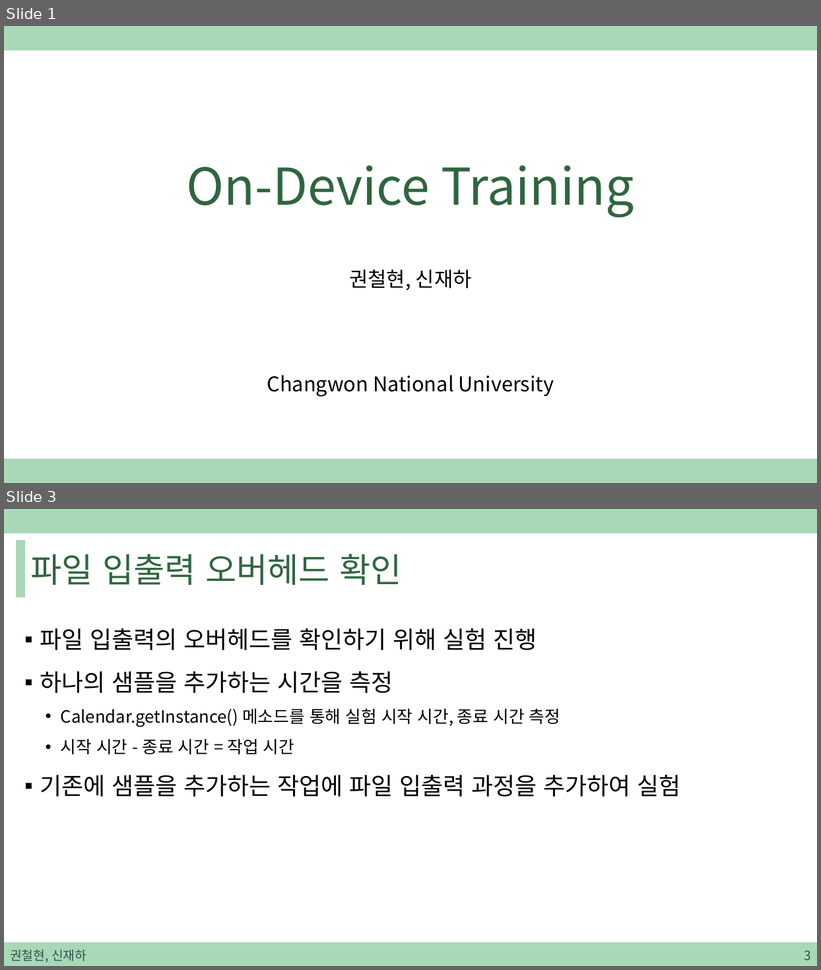
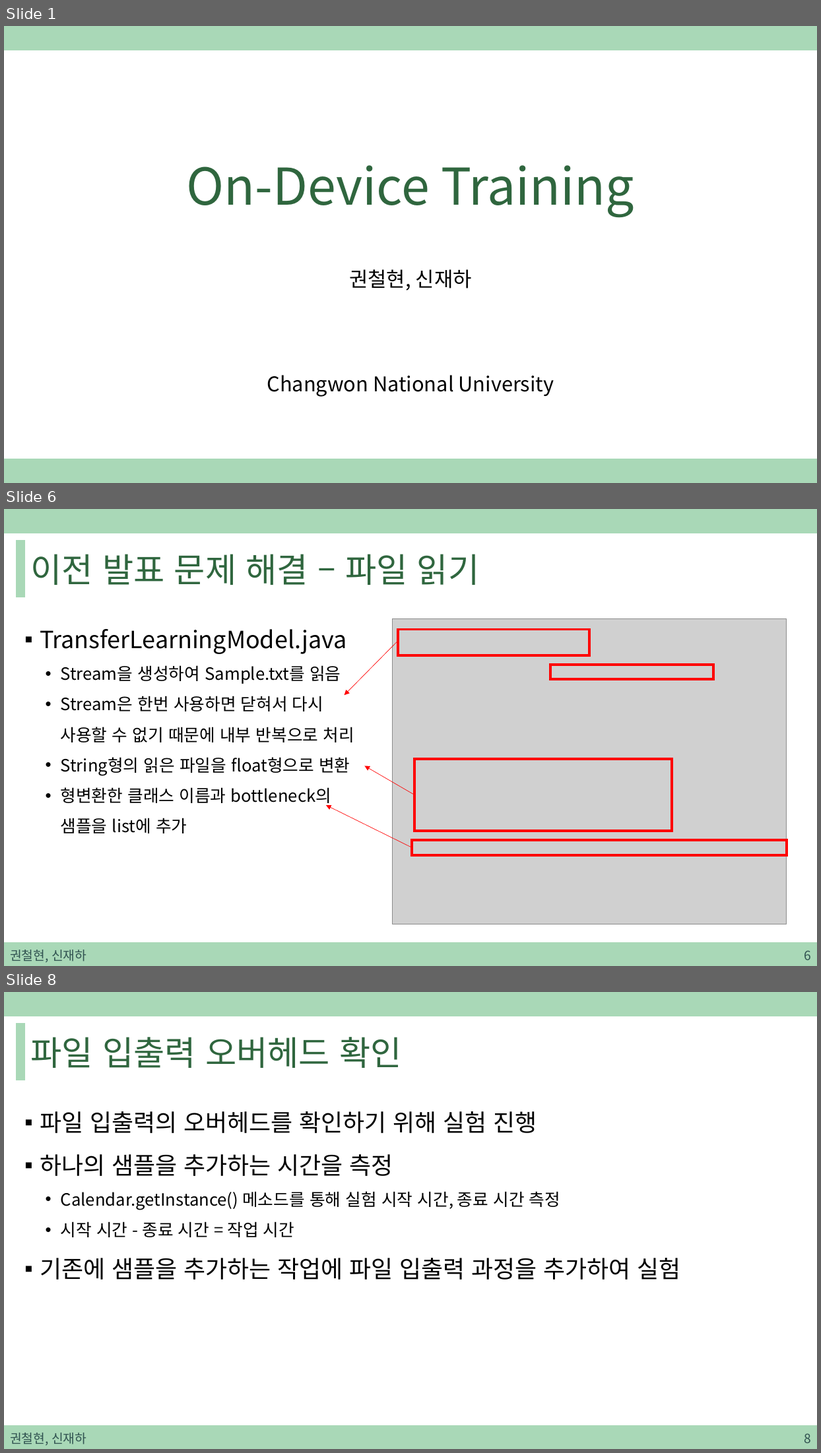
Before and after one commit to sjh4287/capston, a slide deck: 2022.02.11/권철현,신재하.pptx. Shown one above the other, each under a label of ours: slides 1 and 3 before the commit, slides 1, 6 and 8 after it; the slides between them are not shown. The pictures are 821x970 and 821x1453 pixels, drawn with LibreOffice and Linux fonts; fonts in the diff are those of the drawing; grey boxes stand for pictures. Boxes give left, top, right and bottom in pixels: in the first picture for what was removed or moved away, otherwise in the second. Text is boxed around its words. In the diff, an @@ line names an element or a change of style, - is before the commit and + after.

Commit message:
ppt

```diff
--- a/2022.02.11/권철현,신재하.pptx
+++ b/2022.02.11/권철현,신재하.pptx
@@ slide 6 added at [4, 509, 817, 966], background #FFFFFF; not listed: 3 template elements that a slide beside it also shows @@
@@ title added at [31, 554, 479, 585], 40 pt, text #2F663E @@
+이전 발표 문제 해결 – 파일 읽기
@@ picture added at [393, 619, 787, 924] @@
@@ text added at [40, 629, 354, 834], 20 pt, text #000000 @@
+▪ TransferLearningModel.java
+  • Stream을 생성하여 Sample.txt를 읽음
+  • Stream은 한번 사용하면 닫혀서 다시
+    사용할 수 없기 때문에 내부 반복으로 처리
+  • String형의 읽은 파일을 float형으로 변환
+  • 형변환한 클래스 이름과 bottleneck의
+    샘플을 list에 추가
@@ arrow added from (398, 641) to (345, 695), #FF0000 0.5 pt @@
@@ rectangle added at [398, 629, 589, 655], outline #FF0000 3 pt @@
@@ rectangle added at [550, 665, 714, 679], outline #FF0000 3 pt @@
@@ rectangle added at [415, 759, 672, 831], outline #FF0000 3 pt @@
@@ arrow added from (415, 795) to (364, 766), #FF0000 0.5 pt @@
@@ arrow added from (411, 847) to (326, 805), #FF0000 0.5 pt @@
@@ rectangle added at [412, 840, 787, 855], outline #FF0000 3 pt @@
@@ text added at [10, 950, 86, 963], 15 pt, text #305250 @@
+권철현, 신재하
@@ page number added at [804, 951, 811, 960], 15 pt, text #305250 @@
+6
@@ what was slide 3 is now slide 8 @@
@@ page number at [804, 1434, 811, 1443]: text changed @@
-3
+8
```
Also in this commit, not shown: 3 slides changed, 4 other slides added.
